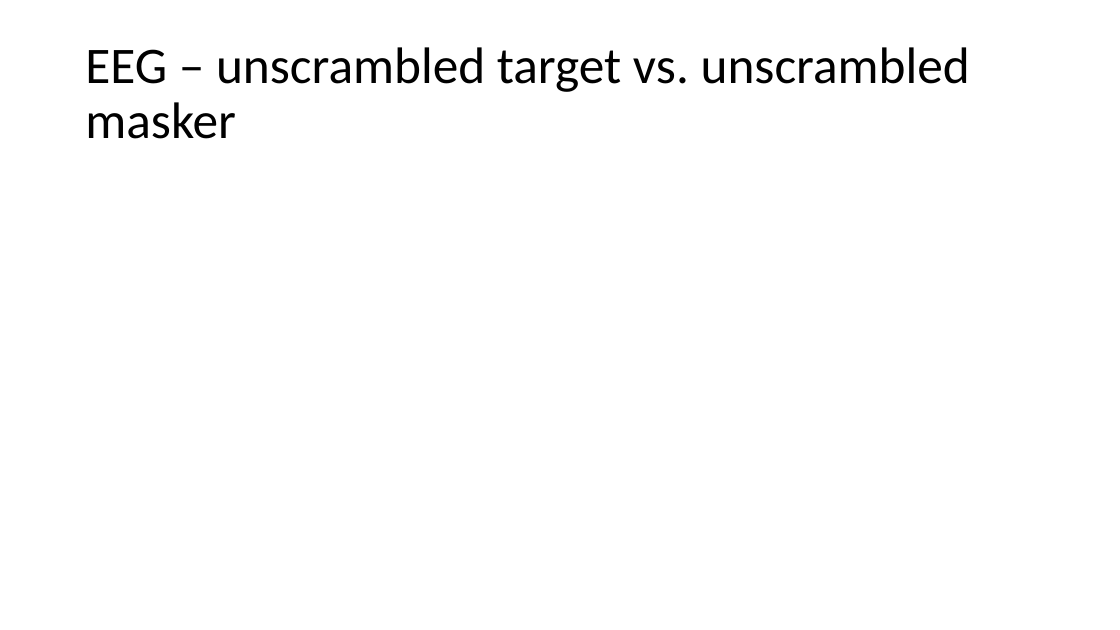
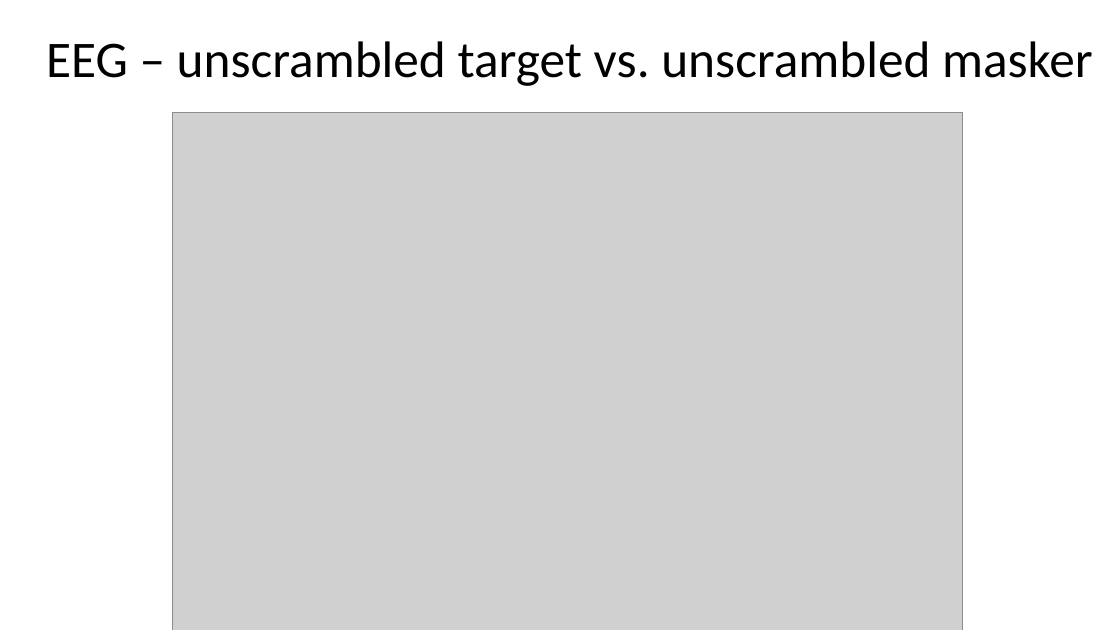
Before and after one commit to crepetti/fNIRSandGerbils, a slide deck: slide 8 of Gerbils, but make it human update 6-26.pptm (slide 5 before the commit). Drawn at 1120x630 pixels with LibreOffice and Linux fonts; fonts in the diff are those of the drawing; grey boxes stand for pictures. Boxes give left, top, right and bottom in pixels: in the first picture for what was removed or moved away, otherwise in the second. Text is boxed around its words. In the diff, an @@ line names an element or a change of style, - is before the commit and + after.

```diff
--- a/Gerbils, but make it human update 6-26.pptm
+++ b/Gerbils, but make it human update 6-26.pptm
@@ title "EEG – unscrambled target vs. ..." rewrapped from (x1=85, y1=47, x2=970, y2=139) to (x1=46, y1=41, x2=1093, y2=86) @@
@@ picture added at (x1=173, y1=113, x2=963, y2=630) @@
```
Also in this commit, not shown: 4 other slides changed, 4 slides added, 1 slide removed, 4 other files.
